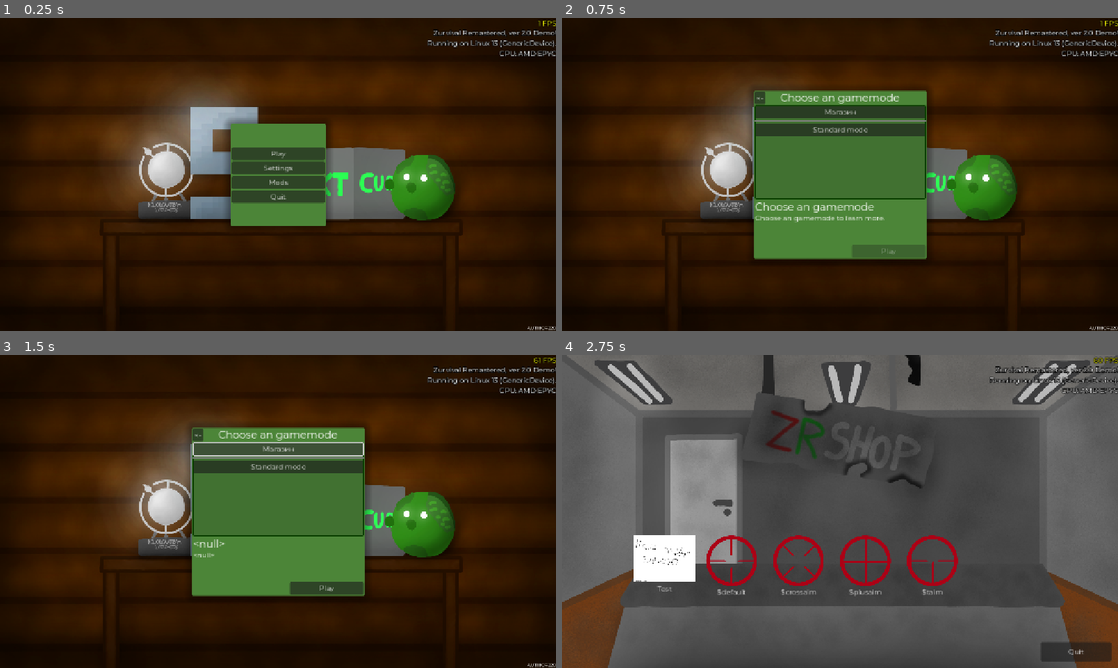
Above: before the commit, frames 1-4 (two rows, left to right).
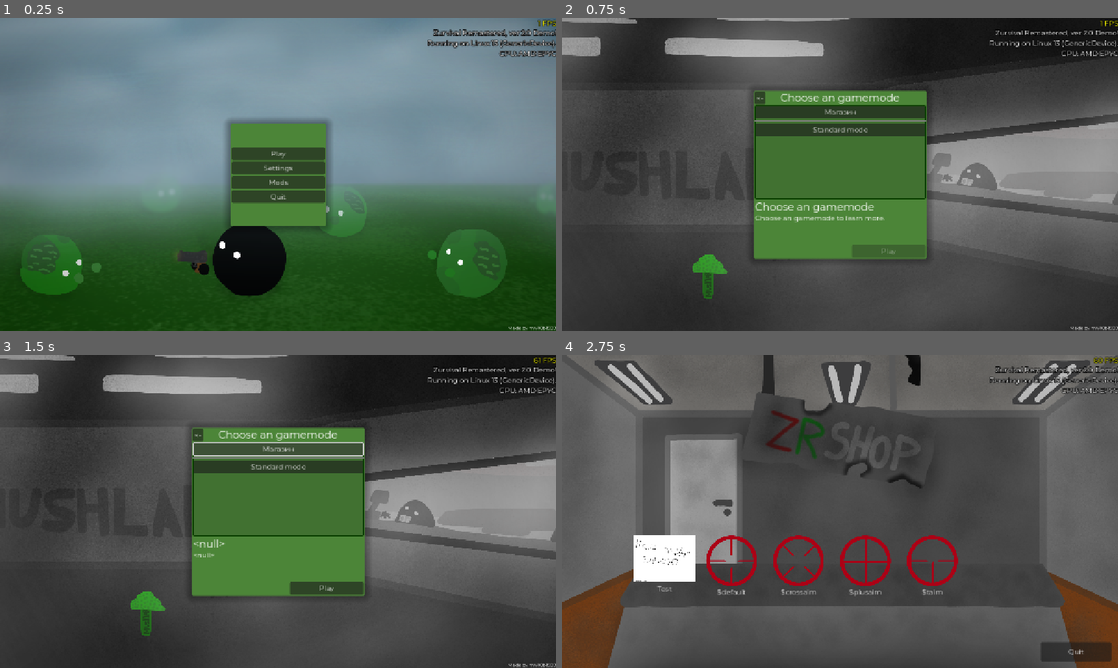
Above: after the commit, the same moments.

Repository: klodskateam/zurvival-remastered
Game: Godot game, scene res://menu.tscn
Same seed, same stepped clock (60 frames per second), same inputs: the game is played once before the commit and once after it.
Inputs:
- Up to frame 1 (0.25 s): no input
- Up to frame 2 (0.75 s): click "Play" at 0.5 s
- Up to frame 3 (1.5 s): click "Магазин" at 1.25 s
- Up to frame 4 (2.75 s): click "Play" at 2 s

The runs differ from the first frame. In frame 1, 92% of the frame differs, in the area x 0-100%, y 0-100%; in frame 2, 78%; in frame 3, 78%; in frame 4, nothing differs.
Error in both runs: Invalid type in function 'set_locale' in base 'TranslationServer'. Cannot convert argument 1 from Nil to String. (res://global.gd:24)

Commit message:
ae™️ обои

Diff:
--- a/background.gd
+++ b/background.gd
@@ -36,7 +36,32 @@
 const images = 8
 # Called when the node enters the scene tree for the first time.
 func _ready() -> void:
-	pass
+	if randi_range(1, images) == 1: # хотелось бы рандомнее, а то показывается один фон несколько раз
+		texture = BG1[0]
+		$Label.text = tr("$createdby") + " " + BG1[1]
+	if randi_range(1, images) == 2:
+			texture = BG2[0]
+			$Label.text = tr("$createdby") + " " + BG2[1]
+	if randi_range(1, images) == 3:
+			texture = BG3[0]
+			$Label.text = tr("$createdby") + " " + BG3[1]
+	if randi_range(1, images) == 4:
+			texture = BG4[0]
+			$Label.text = tr("$createdby") + " " + BG4[1]
+	if randi_range(1, images) == 5:
+			texture = BG5[0]
+			$Label.text = tr("$createdby") + " " + BG5[1]
+	if randi_range(1, images) == 6:
+			texture = BG6[0]
+			$Label.text = tr("$createdby") + " " + BG6[1]
+	if randi_range(1, images) == 7:
+			texture = BG7[0]
+			$Label.text = tr("$createdby") + " " + BG7[1]
+	if randi_range(1, images) == 8:
+			texture = BG8[0]
+			Label.text = tr("$createdby") + " " + BG8[1]
+
+
 
 
 func _process(delta: float) -> void:
